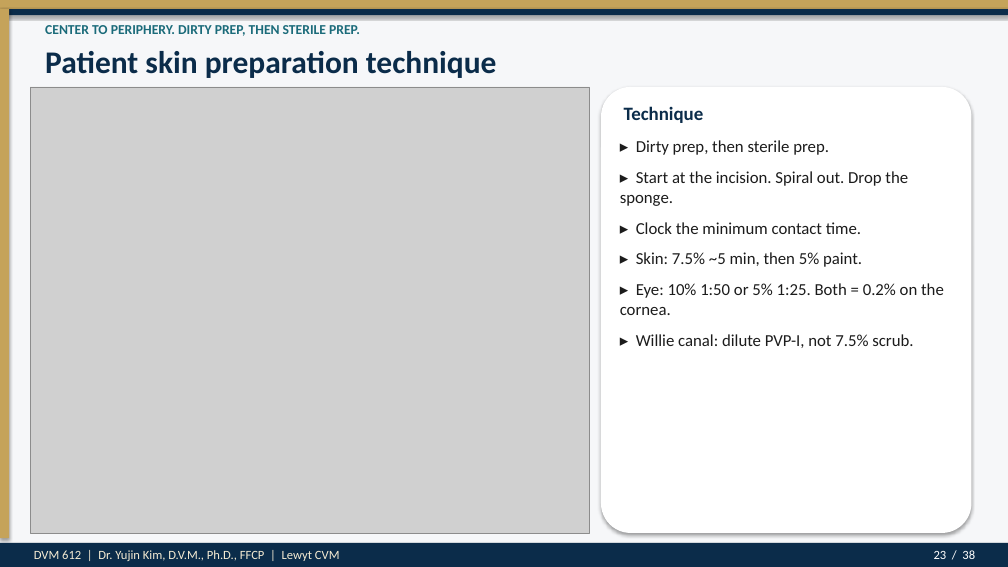
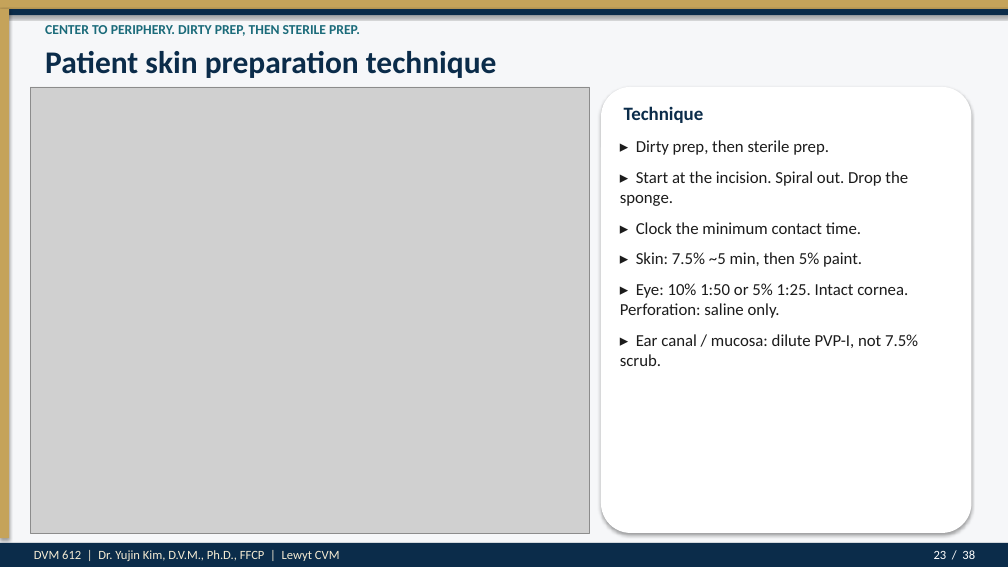
Before and after one commit to drkimvet/happycare, a slide deck: slide 23 of lectures/DVM-612_Week4_Preop_PatientPrep_Postop.pptx. Drawn at 1008x567 pixels with LibreOffice and Linux fonts; fonts in the diff are those of the drawing; grey boxes stand for pictures. Boxes give left, top, right and bottom in pixels: in the first picture for what was removed or moved away, otherwise in the second. Text is boxed around its words. In the diff, an @@ line names an element or a change of style, - is before the commit and + after.

```diff
--- a/lectures/DVM-612_Week4_Preop_PatientPrep_Postop.pptx
+++ b/lectures/DVM-612_Week4_Preop_PatientPrep_Postop.pptx
@@ text at (620, 283, 918, 366): text changed @@
-▸ Eye: 10% 1:50 or 5% 1:25. Both = 0.2% on the cornea.
-▸ Willie canal: dilute PVP-I, not 7.5% scrub.
+▸ Eye: 10% 1:50 or 5% 1:25. Intact cornea. Perforation: saline only.
+▸ Ear canal / mucosa: dilute PVP-I, not 7.5% scrub.
```
Also in this commit, not shown: 13 other slides changed, 7 other files.
